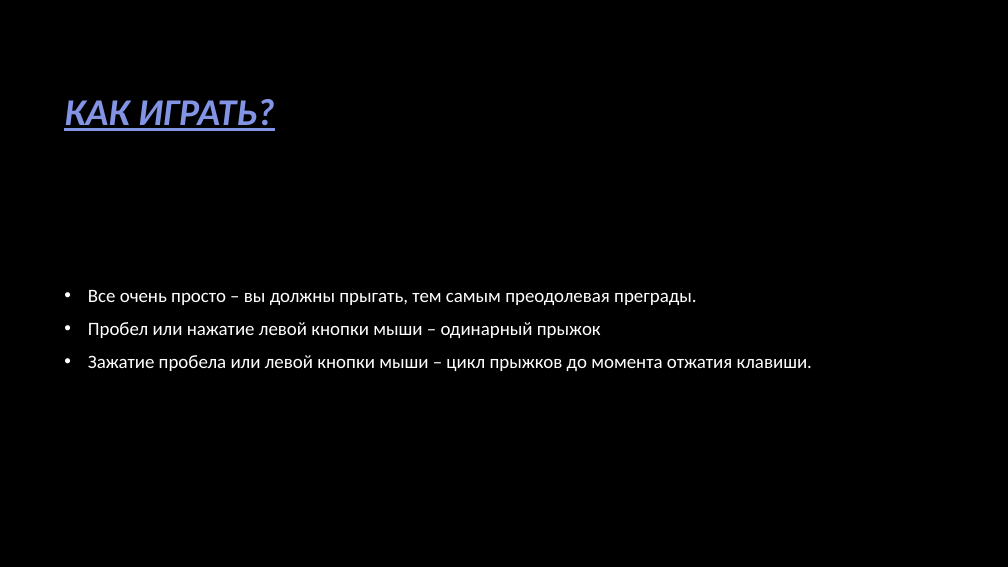
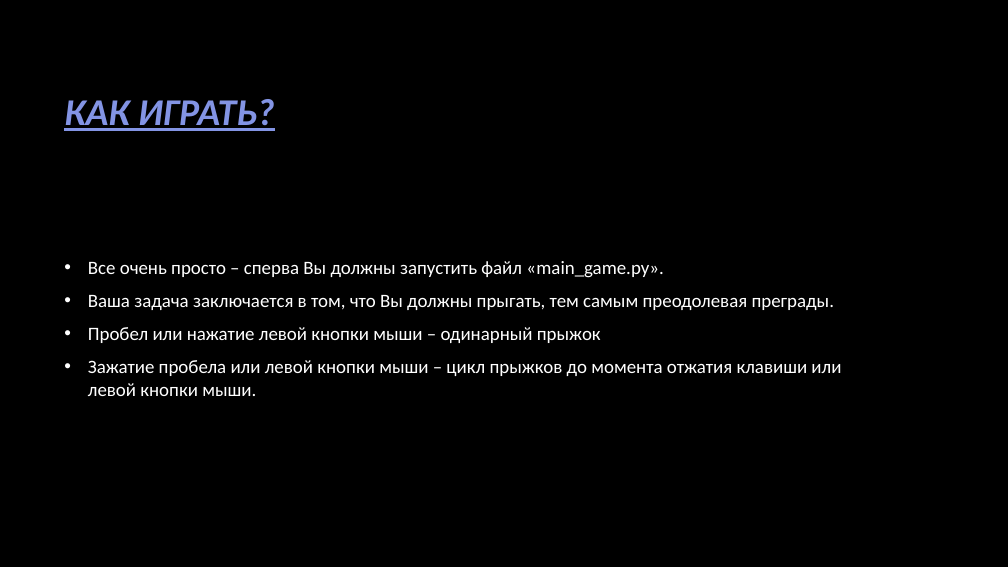
Before and after one commit to BYKI4/Geometry-dash-python, a slide deck: slide 3 of Prezentatsia.pptx. Drawn at 1008x567 pixels with LibreOffice and Linux fonts; fonts in the diff are those of the drawing; background and template pictures are left out. Boxes give left, top, right and bottom in pixels: in the first picture for what was removed or moved away, otherwise in the second. Text is boxed around its words. In the diff, an @@ line names an element or a change of style, - is before the commit and + after.

```diff
--- a/Prezentatsia.pptx
+++ b/Prezentatsia.pptx
@@ text at (88,261,834,310): text changed @@
-• Все очень просто – вы должны прыгать, тем самым преодолевая преграды.
+• Все очень просто – сперва Вы должны запустить файл «main_game.py».
+• Ваша задача заключается в том, что Вы должны прыгать, тем самым преодолевая преграды.
@@ text at (88,360,841,396): text changed @@
-• Зажатие пробела или левой кнопки мыши – цикл прыжков до момента отжатия клавиши.
+• Зажатие пробела или левой кнопки мыши – цикл прыжков до момента отжатия клавиши или левой кнопки мыши.
```
Also in this commit, not shown: 1 other slide changed.
